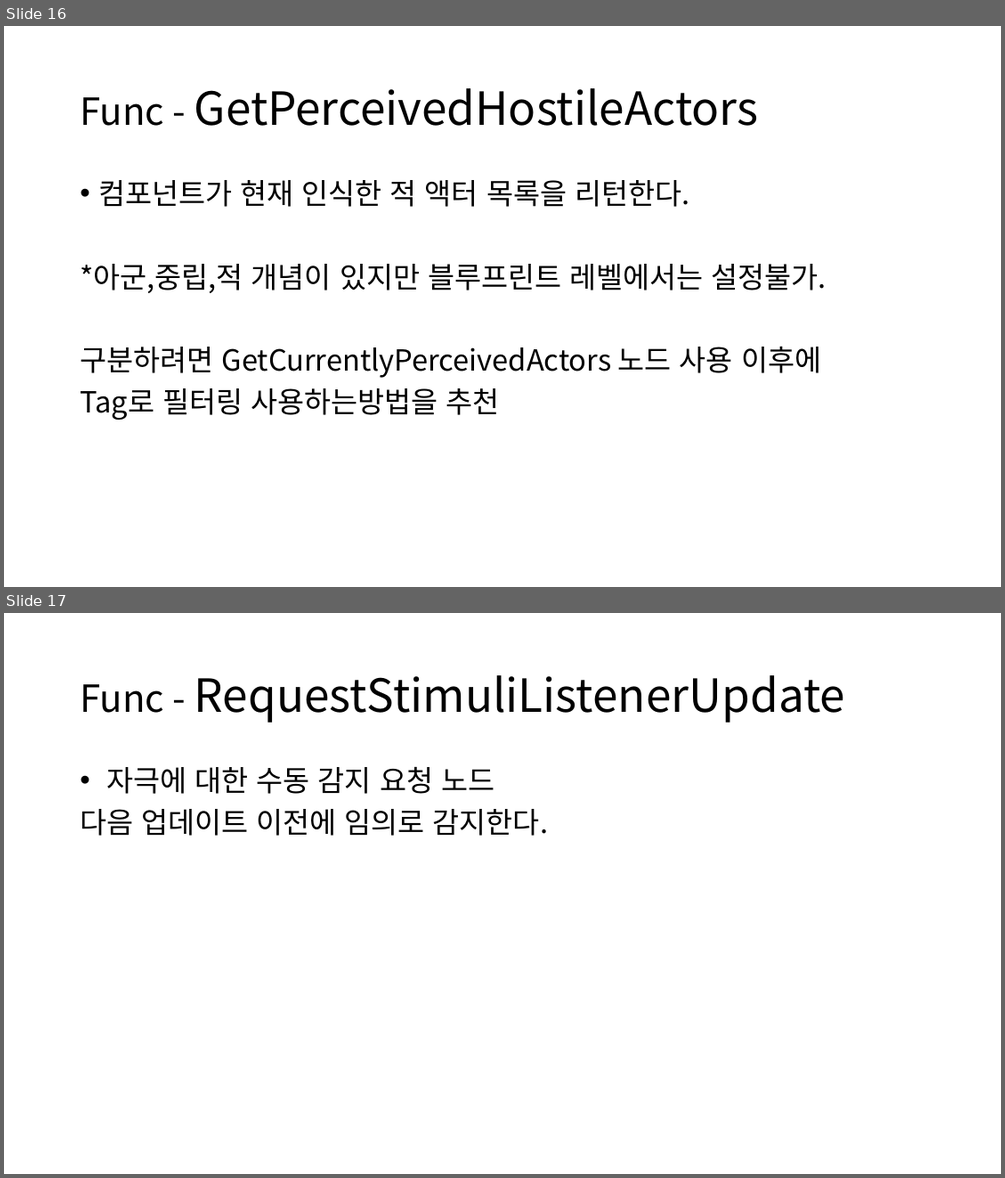
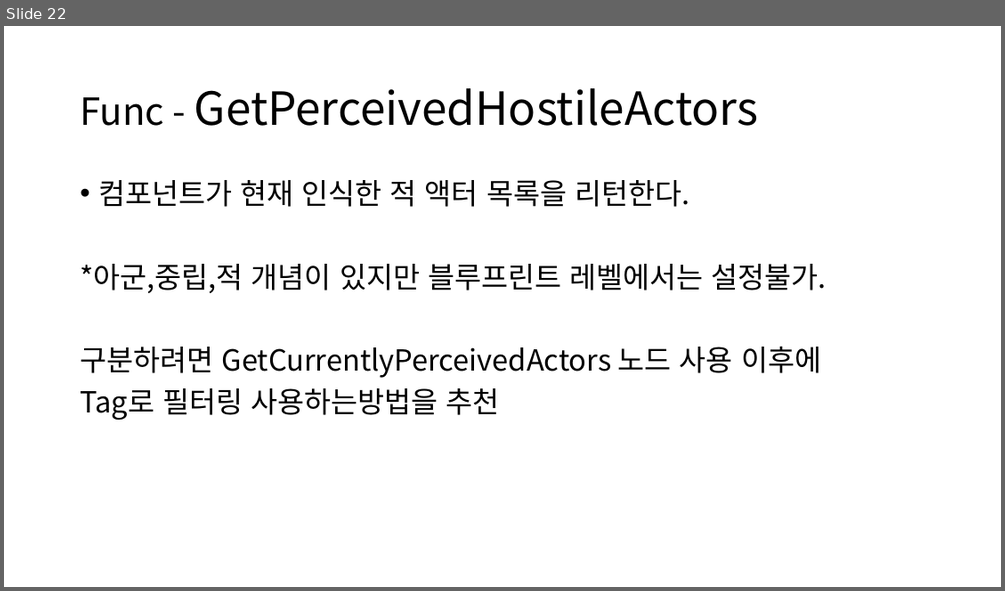
Before and after one commit to ldw9981/UE4_Blueprint, a slide deck: Day04/AI.pptx. Shown one above the other, each under a label of ours: slides 16 and 17 before the commit, slide 22 after it. The pictures are 1005x1178 and 1005x591 pixels, drawn with LibreOffice and Linux fonts; fonts in the diff are those of the drawing. Boxes give left, top, right and bottom in pixels: in the first picture for what was removed or moved away, otherwise in the second. Text is boxed around its words. In the diff, an @@ line names an element or a change of style, - is before the commit and + after.

```diff
--- a/Day04/AI.pptx
+++ b/Day04/AI.pptx
@@ slide 17 removed at (x1=4, y1=613, x2=1001, y2=1174), background #FFFFFF @@
@@ title removed at (x1=80, y1=675, x2=846, y2=722) @@
-Func - RequestStimuliListenerUpdate
@@ text removed at (x1=80, y1=767, x2=548, y2=835) @@
-• 자극에 대한 수동 감지 요청 노드
-다음 업데이트 이전에 임의로 감지한다.
@@ what was slide 16 is now slide 22 @@
```
Also in this commit, not shown: 3 slides changed, 6 slides added.
